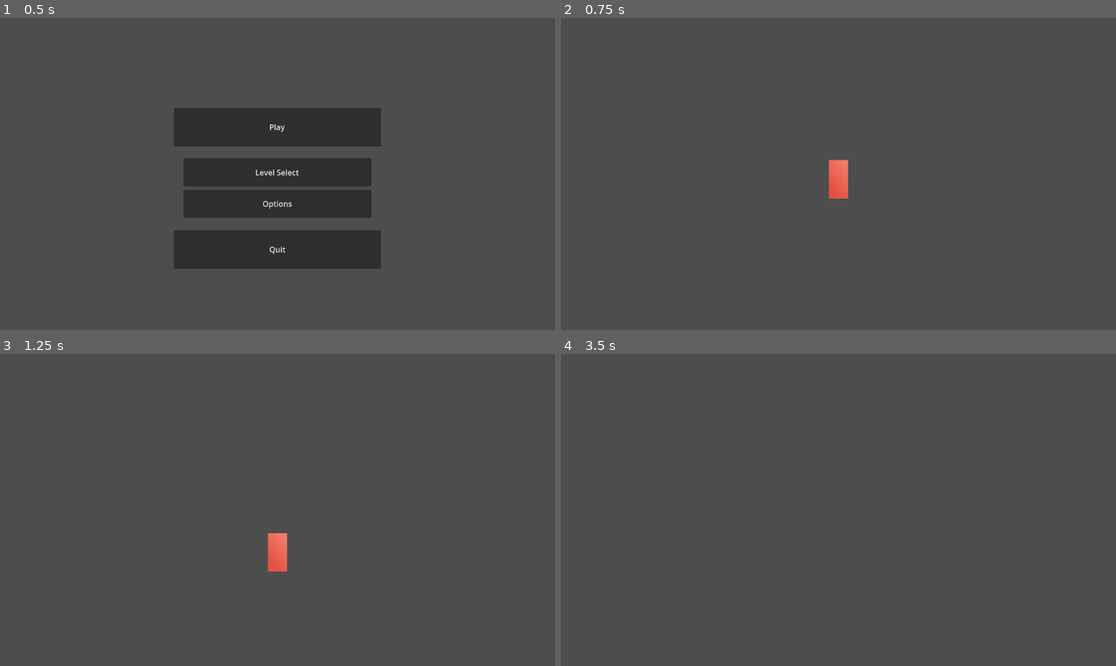
Above: before the commit, frames 1-4 (two rows, left to right).
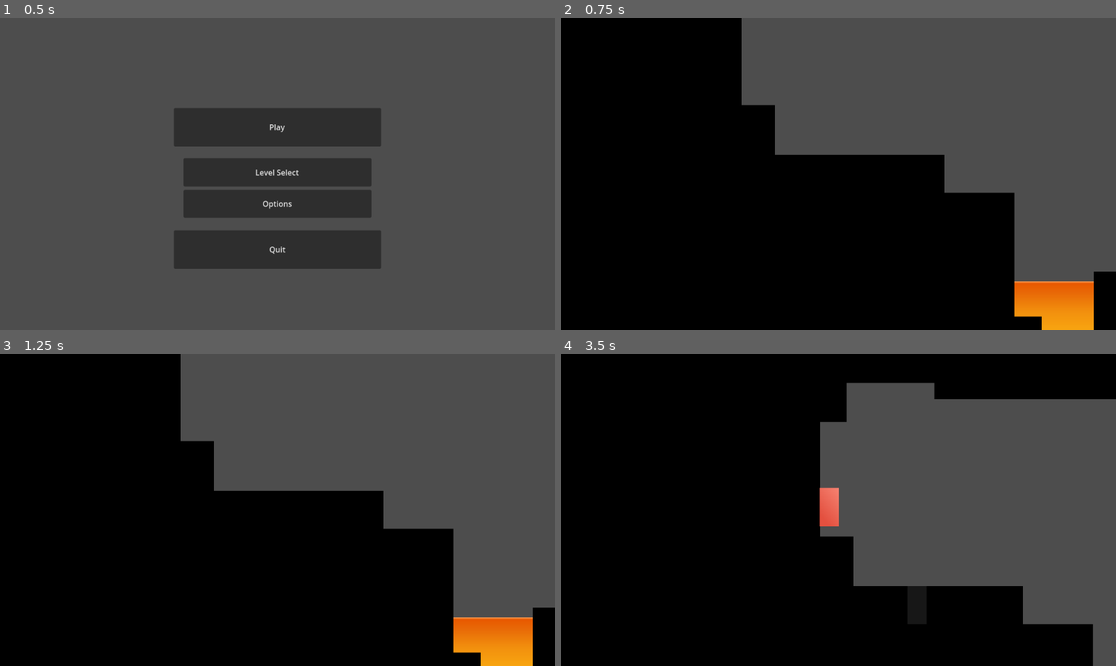
Above: after the commit, the same moments.

Repository: FatalUserK/Platformer-Godot-Test
Game: Godot game, scene res://MainMenu.tscn
Same seed, same stepped clock (60 frames per second), same inputs: the game is played once before the commit and once after it.
Inputs:
- Up to frame 1 (0.5 s): no input
- Up to frame 2 (0.75 s): click "Play" at 0.5 s
- Up to frame 3 (1.25 s): no input
- Up to frame 4 (3.5 s): tap Enter (ui_accept) at 1.25, 1.35, 2.3, 2.85 s; hold Space (JUMP, bound only after the commit) 1.28-2.03 s; hold Right (ui_right) 1.28-2.78 s; tap Space (JUMP, bound only after the commit) at 2.1, 2.27, 2.57 s; hold Left (ui_left) from 2.78 s (still down); hold Space (JUMP, bound only after the commit) from 2.78 s (still down)

Frame 1 is identical in both runs. In frame 2, 63% of the frame differs, in the area x 0-100%, y 0-100%; in frame 3, 63%; in frame 4, 66%.

Commit message:
Made most of Level 1

Diff:
--- a/Levels/Level 1.tscn
+++ b/Levels/Level 1.tscn
@@ -1,11 +1,304 @@
-[gd_scene load_steps=2 format=3 uid="uid://c54xcs7cb34du"]
+[gd_scene load_steps=11 format=3 uid="uid://c54xcs7cb34du"]
 
 [ext_resource type="PackedScene" uid="uid://b7nkpvtoe1skw" path="res://Objects/Player.tscn" id="1_8ypq1"]
+[ext_resource type="PackedScene" uid="uid://c4r1upuxhy5rv" path="res://Objects/Level Geometry/Block.tscn" id="2_kogfk"]
+[ext_resource type="PackedScene" uid="uid://ch4880i8grds1" path="res://Objects/Level Geometry/BlockFake.tscn" id="3_85kyd"]
+[ext_resource type="PackedScene" uid="uid://bxnpsel7ip80j" path="res://Objects/Level Geometry/Platform.tscn" id="4_odhyo"]
+[ext_resource type="PackedScene" uid="uid://vofhbyb6dw8g" path="res://Objects/Background.tscn" id="5_shdss"]
+[ext_resource type="PackedScene" uid="uid://drjm70m8q6qow" path="res://Objects/Interactive/Magma.tscn" id="6_waqbb"]
+[ext_resource type="PackedScene" uid="uid://bney2awm6pcac" path="res://Objects/Interactive/Rising Magma Platform.tscn" id="7_the4b"]
+
+[sub_resource type="Animation" id="Animation_kvew2"]
+resource_name = "Rise_and_Fall"
+length = 2.4
+tracks/0/type = "bezier"
+tracks/0/imported = false
+tracks/0/enabled = true
+tracks/0/path = NodePath(".:position:x")
+tracks/0/interp = 1
+tracks/0/loop_wrap = true
+tracks/0/keys = {
+"handle_modes": PackedInt32Array(0, 3, 0, 0),
+"points": PackedFloat32Array(969, -0.25, 0, 0.25, 0, 969, 0, 0, 0, 0, 969, -0.25, 0, 0.25, 0, 969, -0.25, 0, 0.25, 0),
+"times": PackedFloat32Array(0, 0.6, 1.8, 2.4)
+}
+tracks/1/type = "bezier"
+tracks/1/imported = false
+tracks/1/enabled = true
+tracks/1/path = NodePath(".:position:y")
+tracks/1/interp = 1
+tracks/1/loop_wrap = true
+tracks/1/keys = {
+"handle_modes": PackedInt32Array(0, 3, 0, 0),
+"points": PackedFloat32Array(167, -0.25, 0, 0.25, 0, 83, 0, 0, 0, 0, -223, -0.25, 0, 0.25, 0, -313, -0.25, 0, 0.25, 0),
+"times": PackedFloat32Array(0, 0.6, 1.8, 2.4)
+}
+
+[sub_resource type="Animation" id="Animation_u1qwc"]
+length = 7.0
+loop_mode = 1
+tracks/0/type = "bezier"
+tracks/0/imported = false
+tracks/0/enabled = true
+tracks/0/path = NodePath(".:position:x")
+tracks/0/interp = 1
+tracks/0/loop_wrap = true
+tracks/0/keys = {
+"handle_modes": PackedInt32Array(0, 0, 0, 0, 0, 0, 0, 0),
+"points": PackedFloat32Array(969, -0.25, 0, 0.25, 0, 969, -0.25, 0, 0.25, 0, 969, -0.25, 0, 0.25, 0, 969, -0.25, 0, 0.25, 0, 969, -0.25, 0, 0.25, 0, 969, -0.25, 0, 0.25, 0, 969, -0.25, 0, 0.25, 0, 969, -0.25, 0, 0.25, 0),
+"times": PackedFloat32Array(0, 1, 2, 3, 4, 5, 6, 7)
+}
+tracks/1/type = "bezier"
+tracks/1/imported = false
+tracks/1/enabled = true
+tracks/1/path = NodePath(".:position:y")
+tracks/1/interp = 1
+tracks/1/loop_wrap = true
+tracks/1/keys = {
+"handle_modes": PackedInt32Array(0, 0, 0, 0, 0, 0, 0, 0),
+"points": PackedFloat32Array(167, -0.25, 0, 0.25, 0, 38, -0.25, 0, 0.25, 0, -182, -0.25, 0, 0.25, 0, -319, -0.25, 0, 0.25, 0, -296, -0.25, 0, 0.25, 0, -182, -0.25, 0, 0.25, 0, 38, -0.25, 0, 0.25, 0, 167, -0.25, 0, 0.25, 0),
+"times": PackedFloat32Array(0, 1, 2, 3, 4, 5, 6, 7)
+}
+
+[sub_resource type="AnimationLibrary" id="AnimationLibrary_3bluy"]
+_data = {
+"RESET": SubResource("Animation_u1qwc"),
+"Rise_and_Fall": SubResource("Animation_kvew2")
+}
 
 [node name="Node2D" type="Node2D"]
 
+[node name="Level" type="Node" parent="."]
+
+[node name="Hazards" type="Node" parent="Level"]
+
+[node name="Magma" parent="Level/Hazards" instance=ExtResource("6_waqbb")]
+position = Vector2(492.5, 509.5)
+scale = Vector2(4.64063, 8.95313)
+
+[node name="Magma2" parent="Level/Hazards" instance=ExtResource("6_waqbb")]
+position = Vector2(1211.63, 454)
+scale = Vector2(15.8633, 8.95313)
+
+[node name="Level Geometry" type="Node" parent="Level"]
+
+[node name="Block6" parent="Level/Level Geometry" instance=ExtResource("2_kogfk")]
+position = Vector2(739, 362.375)
+scale = Vector2(2.75781, 9.51172)
+
+[node name="Block7" parent="Level/Level Geometry" instance=ExtResource("2_kogfk")]
+position = Vector2(708, 399)
+scale = Vector2(2.75781, 9.51172)
+
+[node name="Block8" parent="Level/Level Geometry" instance=ExtResource("2_kogfk")]
+position = Vector2(785, 122.812)
+scale = Vector2(2.75781, 1.63086)
+
+[node name="Block9" parent="Level/Level Geometry" instance=ExtResource("2_kogfk")]
+position = Vector2(809, 290)
+scale = Vector2(2.75781, 4.33398)
+
+[node name="Block27" parent="Level/Level Geometry" instance=ExtResource("2_kogfk")]
+position = Vector2(792, 227)
+scale = Vector2(3.6289, 1.96094)
+
+[node name="Block28" parent="Level/Level Geometry" instance=ExtResource("2_kogfk")]
+position = Vector2(1199.06, 219.875)
+scale = Vector2(3.6289, 1.96094)
+
+[node name="Block40" parent="Level/Level Geometry" instance=ExtResource("2_kogfk")]
+position = Vector2(1106, 95.75)
+scale = Vector2(1.43945, 3.24609)
+
+[node name="Block41" parent="Level/Level Geometry" instance=ExtResource("2_kogfk")]
+position = Vector2(1089.06, -65.625)
+scale = Vector2(1.43945, 6.04297)
+
+[node name="Block43" parent="Level/Level Geometry" instance=ExtResource("2_kogfk")]
+position = Vector2(1076, -197)
+scale = Vector2(1.43945, 3.92773)
+
+[node name="Block42" parent="Level/Level Geometry" instance=ExtResource("2_kogfk")]
+position = Vector2(1142.06, -125.625)
+scale = Vector2(1.43945, 5.38672)
+
+[node name="Block29" parent="Level/Level Geometry" instance=ExtResource("2_kogfk")]
+position = Vector2(1235.06, 320.875)
+scale = Vector2(3.6289, 1.96094)
+
+[node name="Block30" parent="Level/Level Geometry" instance=ExtResource("2_kogfk")]
+position = Vector2(1291.06, 361.875)
+scale = Vector2(3.6289, 1.96094)
+
+[node name="Block31" parent="Level/Level Geometry" instance=ExtResource("2_kogfk")]
+position = Vector2(1344.06, 380.875)
+scale = Vector2(3.6289, 1.96094)
+
+[node name="Block32" parent="Level/Level Geometry" instance=ExtResource("2_kogfk")]
+position = Vector2(1393.06, 485.875)
+scale = Vector2(3.6289, 1.96094)
+
+[node name="Block33" parent="Level/Level Geometry" instance=ExtResource("2_kogfk")]
+position = Vector2(1377.06, 658.5)
+scale = Vector2(3.6289, 3.82422)
+
+[node name="Block34" parent="Level/Level Geometry" instance=ExtResource("2_kogfk")]
+position = Vector2(1047.53, 844.672)
+scale = Vector2(2.50195, 3.82422)
+
+[node name="Block35" parent="Level/Level Geometry" instance=ExtResource("2_kogfk")]
+position = Vector2(1032.53, 691.672)
+scale = Vector2(1.73535, 3.82422)
+
+[node name="Block36" parent="Level/Level Geometry" instance=ExtResource("2_kogfk")]
+position = Vector2(1014.53, 779.672)
+scale = Vector2(1.73535, 3.82422)
+
+[node name="Block37" parent="Level/Level Geometry" instance=ExtResource("2_kogfk")]
+position = Vector2(1022.53, 540.672)
+scale = Vector2(0.765625, 2.07324)
+
+[node name="Block39" parent="Level/Level Geometry" instance=ExtResource("2_kogfk")]
+position = Vector2(1005.53, 446.672)
+scale = Vector2(0.429687, 1.55225)
+
+[node name="Block38" parent="Level/Level Geometry" instance=ExtResource("2_kogfk")]
+position = Vector2(1001.53, 554.672)
+scale = Vector2(0.765625, 2.07324)
+
+[node name="Block26" parent="Level/Level Geometry" instance=ExtResource("2_kogfk")]
+position = Vector2(825, 474)
+scale = Vector2(1.97266, 4.33398)
+
+[node name="Block25" parent="Level/Level Geometry" instance=ExtResource("2_kogfk")]
+position = Vector2(3055.1, 1500.52)
+scale = Vector2(7.60552, 18.7834)
+
+[node name="Block23" parent="Level/Level Geometry" instance=ExtResource("2_kogfk")]
+position = Vector2(662, 291)
+scale = Vector2(1.95703, 3.43262)
+
+[node name="Block24" parent="Level/Level Geometry" instance=ExtResource("2_kogfk")]
+position = Vector2(662, 325)
+scale = Vector2(1.95703, 3.43262)
+
+[node name="Block10" parent="Level/Level Geometry" instance=ExtResource("2_kogfk")]
+position = Vector2(618, 514.688)
+scale = Vector2(2.75781, 9.74024)
+
+[node name="Block19" parent="Level/Level Geometry" instance=ExtResource("2_kogfk")]
+position = Vector2(334, 600)
+scale = Vector2(2.75781, 9.51172)
+
+[node name="Block21" parent="Level/Level Geometry" instance=ExtResource("2_kogfk")]
+position = Vector2(352, 826)
+scale = Vector2(2.75781, 9.51172)
+
+[node name="Block22" parent="Level/Level Geometry" instance=ExtResource("2_kogfk")]
+position = Vector2(604, 898)
+scale = Vector2(2.75781, 9.51172)
+
+[node name="Block20" parent="Level/Level Geometry" instance=ExtResource("2_kogfk")]
+position = Vector2(580, 505.812)
+scale = Vector2(2.75781, 4.00586)
+
+[node name="Block4" parent="Level/Level Geometry" instance=ExtResource("2_kogfk")]
+position = Vector2(-784, 13.5)
+scale = Vector2(17.6484, 24.3594)
+
+[node name="Block5" parent="Level/Level Geometry" instance=ExtResource("2_kogfk")]
+position = Vector2(-289, -758)
+scale = Vector2(34.0625, 6.80469)
+
+[node name="Block" parent="Level/Level Geometry" instance=ExtResource("2_kogfk")]
+position = Vector2(-376, -175)
+scale = Vector2(5.46875, 11.4062)
+
+[node name="Block2" parent="Level/Level Geometry" instance=ExtResource("2_kogfk")]
+position = Vector2(-253, -61)
+scale = Vector2(3.78125, 2.5625)
+
+[node name="Block3" parent="Level/Level Geometry" instance=ExtResource("2_kogfk")]
+position = Vector2(-240, -487.5)
+scale = Vector2(2.9375, 3.32812)
+
+[node name="Block11" parent="Level/Level Geometry" instance=ExtResource("2_kogfk")]
+position = Vector2(92, -568)
+scale = Vector2(9.25, 3.32812)
+
+[node name="Block12" parent="Level/Level Geometry" instance=ExtResource("2_kogfk")]
+position = Vector2(332, -534)
+scale = Vector2(9.25, 3.32812)
+
+[node name="Block13" parent="Level/Level Geometry" instance=ExtResource("2_kogfk")]
+position = Vector2(743, -554)
+scale = Vector2(4.375, 3.32812)
+
+[node name="Block14" parent="Level/Level Geometry" instance=ExtResource("2_kogfk")]
+position = Vector2(770.5, -362.75)
+scale = Vector2(3.14063, 4.96094)
+
+[node name="Block15" parent="Level/Level Geometry" instance=ExtResource("2_kogfk")]
+position = Vector2(771.5, -398)
+scale = Vector2(3.76563, 4.96094)
+
+[node name="Block16" parent="Level/Level Geometry" instance=ExtResource("2_kogfk")]
+position = Vector2(804.75, -284.438)
+scale = Vector2(2.50781, 2.85742)
+
+[node name="Block18" parent="Level/Level Geometry" instance=ExtResource("2_kogfk")]
+position = Vector2(802, -193)
+scale = Vector2(1.61328, 2.85742)
+
+[node name="Block17" parent="Level/Level Geometry" instance=ExtResource("2_kogfk")]
+position = Vector2(776.75, -135.937)
+scale = Vector2(1.19531, 2.5293)
+
+[node name="PlayerStart" type="Node" parent="Level"]
+
+[node name="Fake" parent="Level/PlayerStart" instance=ExtResource("5_shdss")]
+position = Vector2(-8, 60)
+
+[node name="Platform" parent="Level/PlayerStart" instance=ExtResource("4_odhyo")]
+visible = false
+position = Vector2(6, -8)
+
+[node name="Block" parent="Level/PlayerStart" instance=ExtResource("2_kogfk")]
+position = Vector2(-120, 60)
+
+[node name="Block2" parent="Level/PlayerStart" instance=ExtResource("2_kogfk")]
+position = Vector2(53, 352)
+scale = Vector2(9.76562, 9.76563)
+
+[node name="Block3" parent="Level/PlayerStart" instance=ExtResource("2_kogfk")]
+position = Vector2(120, 60)
+
+[node name="Drop-away" parent="Level/PlayerStart" instance=ExtResource("3_85kyd")]
+z_index = 2
+position = Vector2(4, 60)
+vanish_on_start = true
+
+[node name="Interactive" type="Node" parent="Level"]
+
+[node name="RisingMagmaPlatform" parent="Level/Interactive" instance=ExtResource("7_the4b")]
+position = Vector2(969, 167)
+
+[node name="AnimationPlayer" type="AnimationPlayer" parent="Level/Interactive/RisingMagmaPlatform"]
+libraries = {
+"": SubResource("AnimationLibrary_3bluy")
+}
+autoplay = "RESET"
+
 [node name="Player" parent="." instance=ExtResource("1_8ypq1")]
-position = Vector2(537, 315)
+z_index = 1
+disable_player_frames = 120
 
 [node name="Camera2D" type="Camera2D" parent="Player"]
 position_smoothing_enabled = true
+position_smoothing_speed = 10.0
+
+[node name="Player2" parent="." instance=ExtResource("1_8ypq1")]
+visible = false
+z_index = 3
+position = Vector2(796, 119)
+disable_player_frames = -1
--- a/MainMenu.tscn
+++ b/MainMenu.tscn
@@ -38,6 +38,7 @@
 
 [node name="Quit" type="Button" parent="."]
 custom_minimum_size = Vector2(0, 80)
+layout_mode = 0
 offset_left = 361.0
 offset_top = 441.0
 offset_right = 791.0
--- /dev/null
+++ b/Objects/Background.tscn
@@ -0,0 +1,16 @@
+[gd_scene load_steps=4 format=3 uid="uid://vofhbyb6dw8g"]
+
+[ext_resource type="Script" path="res://Objects/Level Geometry/BlockFake.gd" id="1_bq8ey"]
+
+[sub_resource type="Gradient" id="Gradient_3ohgf"]
+colors = PackedColorArray(0.0901961, 0.0901961, 0.0901961, 1, 1, 1, 1, 1)
+
+[sub_resource type="GradientTexture2D" id="GradientTexture2D_4v2il"]
+gradient = SubResource("Gradient_3ohgf")
+fill_to = Vector2(0, 0)
+
+[node name="Fake" type="Sprite2D"]
+scale = Vector2(3.125, 3.125)
+texture = SubResource("GradientTexture2D_4v2il")
+script = ExtResource("1_bq8ey")
+metadata/disappear_on_start = false
--- /dev/null
+++ b/Objects/Interactive/Magma.tscn
@@ -0,0 +1,60 @@
+[gd_scene load_steps=9 format=3 uid="uid://drjm70m8q6qow"]
+
+[sub_resource type="Gradient" id="Gradient_wfvfc"]
+offsets = PackedFloat32Array(0.195751, 0.752656, 0.902883, 0.966616, 1)
+colors = PackedColorArray(1, 0.889596, 0.686855, 1, 1, 0.741176, 0.0823529, 1, 0.949398, 0.556652, 0.0528224, 1, 0.910199, 0.41371, 0.0299466, 1, 0.913725, 0.34902, 0, 1)
+
+[sub_resource type="GradientTexture2D" id="GradientTexture2D_fr0ki"]
+gradient = SubResource("Gradient_wfvfc")
+fill_from = Vector2(1, 1)
+
+[sub_resource type="SegmentShape2D" id="SegmentShape2D_jgf1l"]
+a = Vector2(32, -19.6761)
+b = Vector2(-32, -19.6761)
+
+[sub_resource type="RectangleShape2D" id="RectangleShape2D_1ii0o"]
+size = Vector2(64, 64)
+
+[sub_resource type="Gradient" id="Gradient_1py0b"]
+offsets = PackedFloat32Array(0.616883, 1)
+colors = PackedColorArray(1, 0.741176, 0.0823529, 1, 1, 0.797179, 0.394007, 1)
+
+[sub_resource type="GradientTexture2D" id="GradientTexture2D_fqbo7"]
+gradient = SubResource("Gradient_1py0b")
+fill_to = Vector2(0, 1)
+
+[sub_resource type="Gradient" id="Gradient_ctx5c"]
+colors = PackedColorArray(1, 0.741176, 0.0823529, 1, 1, 0.741176, 0.0823529, 1)
+
+[sub_resource type="GradientTexture2D" id="GradientTexture2D_pec1m"]
+gradient = SubResource("Gradient_ctx5c")
+
+[node name="Magma" type="Sprite2D"]
+texture_repeat = 2
+position = Vector2(0, 196.5)
+scale = Vector2(1, 7.14063)
+texture = SubResource("GradientTexture2D_fr0ki")
+
+[node name="Catcher" type="StaticBody2D" parent="."]
+visible = false
+
+[node name="CollisionShape2D2" type="CollisionShape2D" parent="Catcher"]
+shape = SubResource("SegmentShape2D_jgf1l")
+
+[node name="Area2D" type="Area2D" parent="." groups=["hazard", "magma"]]
+visible = false
+
+[node name="CollisionShape2D" type="CollisionShape2D" parent="Area2D"]
+shape = SubResource("RectangleShape2D_1ii0o")
+
+[node name="Sprite2D" type="Sprite2D" parent="."]
+visible = false
+position = Vector2(100, 104)
+scale = Vector2(1, 2.17188)
+texture = SubResource("GradientTexture2D_fqbo7")
+
+[node name="Sprite2D2" type="Sprite2D" parent="."]
+visible = false
+position = Vector2(100, 35)
+scale = Vector2(1, 0.03125)
+texture = SubResource("GradientTexture2D_pec1m")
--- /dev/null
+++ b/Objects/Interactive/Rising Magma Platform.tscn
@@ -0,0 +1,26 @@
+[gd_scene load_steps=5 format=3 uid="uid://bney2awm6pcac"]
+
+[ext_resource type="PackedScene" uid="uid://drjm70m8q6qow" path="res://Objects/Interactive/Magma.tscn" id="1_bmpgr"]
+
+[sub_resource type="RectangleShape2D" id="RectangleShape2D_7k7e2"]
+size = Vector2(102, 22)
+
+[sub_resource type="Gradient" id="Gradient_bdamt"]
+colors = PackedColorArray(0, 0, 0, 1, 0, 0, 0, 1)
+
+[sub_resource type="GradientTexture2D" id="GradientTexture2D_hm32x"]
+gradient = SubResource("Gradient_bdamt")
+
+[node name="RisingMagmaPlatform" type="AnimatableBody2D"]
+
+[node name="CollisionShape2D" type="CollisionShape2D" parent="."]
+shape = SubResource("RectangleShape2D_7k7e2")
+
+[node name="Sprite2D" type="Sprite2D" parent="."]
+scale = Vector2(1.59375, 0.364286)
+texture = SubResource("GradientTexture2D_hm32x")
+
+[node name="Magma" parent="." instance=ExtResource("1_bmpgr")]
+z_index = -1
+position = Vector2(0, 252.75)
+scale = Vector2(0.8125, 7.66406)
--- /dev/null
+++ b/Objects/Interactive/a.tscn
@@ -0,0 +1,23 @@
+[gd_scene load_steps=4 format=3 uid="uid://b1j2r1mp1ua8o"]
+
+[sub_resource type="Gradient" id="Gradient_wfvfc"]
+offsets = PackedFloat32Array(0, 0.428571, 0.564935, 1)
+colors = PackedColorArray(1, 0, 0, 1, 0.744889, 0, 0.255111, 1, 0.194805, 0, 0.805195, 1, 0, 0, 1, 1)
+
+[sub_resource type="GradientTexture2D" id="GradientTexture2D_fr0ki"]
+gradient = SubResource("Gradient_wfvfc")
+fill_from = Vector2(1, 1)
+
+[sub_resource type="RectangleShape2D" id="RectangleShape2D_1ii0o"]
+size = Vector2(64, 64)
+
+[node name="Magma" type="Sprite2D"]
+texture_filter = 1
+scale = Vector2(1, 4.4375)
+texture = SubResource("GradientTexture2D_fr0ki")
+
+[node name="StaticBody2D" type="StaticBody2D" parent="."]
+visible = false
+
+[node name="CollisionShape2D" type="CollisionShape2D" parent="StaticBody2D"]
+shape = SubResource("RectangleShape2D_1ii0o")
--- /dev/null
+++ b/Objects/Level Geometry/Block.tscn
@@ -0,0 +1,21 @@
+[gd_scene load_steps=4 format=3 uid="uid://c4r1upuxhy5rv"]
+
+[sub_resource type="Gradient" id="Gradient_3ohgf"]
+
+[sub_resource type="GradientTexture2D" id="GradientTexture2D_4v2il"]
+gradient = SubResource("Gradient_3ohgf")
+fill_to = Vector2(0, 0)
+
+[sub_resource type="RectangleShape2D" id="RectangleShape2D_6qylm"]
+size = Vector2(64, 64)
+
+[node name="Block" type="Sprite2D"]
+scale = Vector2(3.125, 3.125)
+texture = SubResource("GradientTexture2D_4v2il")
+
+[node name="StaticBody2D" type="StaticBody2D" parent="."]
+
+[node name="CollisionShape2D" type="CollisionShape2D" parent="StaticBody2D"]
+visible = false
+scale = Vector2(1, 1)
+shape = SubResource("RectangleShape2D_6qylm")
--- /dev/null
+++ b/Objects/Level Geometry/BlockFake.gd
@@ -0,0 +1,19 @@
+extends Sprite2D
+
+@export var alpha = -.5
+@export var vanish_speed = .01
+
+@export var vanish_on_start = false
+
+# Called when the node enters the scene tree for the first time.
+func _ready():
+	pass # Replace with function body.
+
+
+# Called every frame. 'delta' is the elapsed time since the previous frame.
+func _process(delta):
+	if vanish_on_start && alpha < 2 && alpha > -1:
+		modulate.a = 1 - alpha
+		alpha = alpha + vanish_speed
+		#print_debug("ALPHA ", alpha)
+	pass
--- /dev/null
+++ b/Objects/Level Geometry/BlockFake.tscn
@@ -0,0 +1,15 @@
+[gd_scene load_steps=4 format=3 uid="uid://ch4880i8grds1"]
+
+[ext_resource type="Script" path="res://Objects/Level Geometry/BlockFake.gd" id="1_hoitk"]
+
+[sub_resource type="Gradient" id="Gradient_3ohgf"]
+
+[sub_resource type="GradientTexture2D" id="GradientTexture2D_4v2il"]
+gradient = SubResource("Gradient_3ohgf")
+fill_to = Vector2(0, 0)
+
+[node name="Fake" type="Sprite2D"]
+scale = Vector2(3.125, 3.125)
+texture = SubResource("GradientTexture2D_4v2il")
+script = ExtResource("1_hoitk")
+metadata/disappear_on_start = false
--- /dev/null
+++ b/Objects/Level Geometry/Platform.tscn
@@ -0,0 +1,21 @@
+[gd_scene load_steps=4 format=3 uid="uid://bxnpsel7ip80j"]
+
+[sub_resource type="Gradient" id="Gradient_75o8p"]
+colors = PackedColorArray(0, 0, 0, 0, 0, 0, 0, 1)
+
+[sub_resource type="GradientTexture2D" id="GradientTexture2D_wp87t"]
+gradient = SubResource("Gradient_75o8p")
+fill_from = Vector2(1, 1)
+
+[sub_resource type="RectangleShape2D" id="RectangleShape2D_7epbx"]
+size = Vector2(64, 64)
+
+[node name="Platform" type="Sprite2D"]
+texture = SubResource("GradientTexture2D_wp87t")
+
+[node name="StaticBody2D" type="StaticBody2D" parent="."]
+
+[node name="CollisionShape2D" type="CollisionShape2D" parent="StaticBody2D"]
+visible = false
+shape = SubResource("RectangleShape2D_7epbx")
+one_way_collision = true
--- a/Objects/Player.gd
+++ b/Objects/Player.gd
@@ -1,25 +1,72 @@
 extends CharacterBody2D
 
+@export var disable_player_frames = 0
 
-const SPEED = 300.0
-const JUMP_VELOCITY = -400.0
+@export var respawn_point = Vector2()
+
+var SPACEBAR_HELD = 0
+
+const SPEED = 400.0
+const JUMP_VELOCITY = -600.0
 
 # Get the gravity from the project settings to be synced with RigidBody nodes.
 var gravity = ProjectSettings.get_setting("physics/2d/default_gravity")
 
 
+func _on_area_2d_area_shape_entered(area_rid, area, area_shape_index, local_shape_index):
+	print_debug("AREA COLLISION DETECTED!!!!!!!!!!!!!!!")
+	if area.is_in_group("magma"):
+		perish()
+	pass
+
+func perish(type = "magma"):
+	if type == "magma":
+		pass
+	position = respawn_point
+	pass
+
+func _ready():
+	respawn_point = position
+	pass
+
+
 func _physics_process(delta):
+	if disable_player_frames == -1:
+		return
+	if disable_player_frames > 0:
+		disable_player_frames = disable_player_frames - 1
+		print_debug("DISABLED PLAYER FRAMES REMAINING: ", disable_player_frames)
+		return
+
 	# Add the gravity.
+
+
+	if Input.is_action_just_released("JUMP") && velocity.y < 0:
+		velocity.y = velocity.y * clamp(.8 + SPACEBAR_HELD / 100, .2, 1)
+
 	if not is_on_floor():
-		velocity.y += gravity * delta
+
+		if not Input.is_action_pressed("JUMP"):
+			#velocity.y -= velocity.y / 10
+			SPACEBAR_HELD += -30
+		else:
+			SPACEBAR_HELD += 5
+
+		clamp(SPACEBAR_HELD, -150, 100)
+		velocity.y += (gravity - SPACEBAR_HELD) * delta
+		clamp(velocity.y, -200, 200)
+
 
 	# Handle jump.
-	if Input.is_action_just_pressed("ui_accept") and is_on_floor():
+	if Input.is_action_just_pressed("JUMP") and is_on_floor():
 		velocity.y = JUMP_VELOCITY
+		SPACEBAR_HELD = 0
+		print_debug("PLAYER JUMPED")
+
 
 	# Get the input direction and handle the movement/deceleration.
 	# As good practice, you should replace UI actions with custom gameplay actions.
-	var direction = Input.get_axis("ui_left", "ui_right")
+	var direction = Input.get_axis("LEFT", "RIGHT")
 	if direction:
 		velocity.x = direction * SPEED
 	else:
--- a/Objects/Player.tscn
+++ b/Objects/Player.tscn
@@ -10,10 +10,11 @@
 fill_from = Vector2(0.412844, 0.96789)
 
 [sub_resource type="RectangleShape2D" id="RectangleShape2D_5rdhs"]
-size = Vector2(10, 20)
+size = Vector2(9.5, 20)
 
 [node name="Player" type="CharacterBody2D"]
 scale = Vector2(4, 4)
+disable_mode = 1
 script = ExtResource("1_gdsdw")
 
 [node name="Sprite2D" type="Sprite2D" parent="."]
@@ -24,3 +25,11 @@
 [node name="CollisionShape2D" type="CollisionShape2D" parent="."]
 visible = false
 shape = SubResource("RectangleShape2D_5rdhs")
+
+[node name="Area2D" type="Area2D" parent="."]
+visible = false
+
+[node name="CollisionShape2D" type="CollisionShape2D" parent="Area2D"]
+shape = SubResource("RectangleShape2D_5rdhs")
+
+[connection signal="area_shape_entered" from="Area2D" to="." method="_on_area_2d_area_shape_entered"]
--- a/project.godot
+++ b/project.godot
@@ -18,3 +18,35 @@
 [dotnet]
 
 project/assembly_name="Platformer Godot Test"
+
+[input]
+
+JUMP={
+"deadzone": 0.5,
+"events": [Object(InputEventKey,"resource_local_to_scene":false,"resource_name":"","device":-1,"window_id":0,"alt_pressed":false,"shift_pressed":false,"ctrl_pressed":false,"meta_pressed":false,"pressed":false,"keycode":0,"physical_keycode":32,"key_label":0,"unicode":32,"echo":false,"script":null)
+]
+}
+LEFT={
+"deadzone": 0.5,
+"events": [Object(InputEventKey,"resource_local_to_scene":false,"resource_name":"","device":-1,"window_id":0,"alt_pressed":false,"shift_pressed":false,"ctrl_pressed":false,"meta_pressed":false,"pressed":false,"keycode":0,"physical_keycode":65,"key_label":0,"unicode":65,"echo":false,"script":null)
+, Object(InputEventKey,"resource_local_to_scene":false,"resource_name":"","device":-1,"window_id":0,"alt_pressed":false,"shift_pressed":false,"ctrl_pressed":false,"meta_pressed":false,"pressed":false,"keycode":0,"physical_keycode":4194319,"key_label":0,"unicode":0,"echo":false,"script":null)
+]
+}
+RIGHT={
+"deadzone": 0.5,
+"events": [Object(InputEventKey,"resource_local_to_scene":false,"resource_name":"","device":-1,"window_id":0,"alt_pressed":false,"shift_pressed":false,"ctrl_pressed":false,"meta_pressed":false,"pressed":false,"keycode":0,"physical_keycode":68,"key_label":0,"unicode":68,"echo":false,"script":null)
+, Object(InputEventKey,"resource_local_to_scene":false,"resource_name":"","device":-1,"window_id":0,"alt_pressed":false,"shift_pressed":false,"ctrl_pressed":false,"meta_pressed":false,"pressed":false,"keycode":0,"physical_keycode":4194321,"key_label":0,"unicode":0,"echo":false,"script":null)
+]
+}
+UP={
+"deadzone": 0.5,
+"events": [Object(InputEventKey,"resource_local_to_scene":false,"resource_name":"","device":-1,"window_id":0,"alt_pressed":false,"shift_pressed":false,"ctrl_pressed":false,"meta_pressed":false,"pressed":false,"keycode":0,"physical_keycode":87,"key_label":0,"unicode":87,"echo":false,"script":null)
+, Object(InputEventKey,"resource_local_to_scene":false,"resource_name":"","device":-1,"window_id":0,"alt_pressed":false,"shift_pressed":false,"ctrl_pressed":false,"meta_pressed":false,"pressed":false,"keycode":0,"physical_keycode":4194320,"key_label":0,"unicode":0,"echo":false,"script":null)
+]
+}
+DOWN={
+"deadzone": 0.5,
+"events": [Object(InputEventKey,"resource_local_to_scene":false,"resource_name":"","device":-1,"window_id":0,"alt_pressed":false,"shift_pressed":false,"ctrl_pressed":false,"meta_pressed":false,"pressed":false,"keycode":0,"physical_keycode":83,"key_label":0,"unicode":83,"echo":false,"script":null)
+, Object(InputEventKey,"resource_local_to_scene":false,"resource_name":"","device":-1,"window_id":0,"alt_pressed":false,"shift_pressed":false,"ctrl_pressed":false,"meta_pressed":false,"pressed":false,"keycode":0,"physical_keycode":4194322,"key_label":0,"unicode":0,"echo":false,"script":null)
+]
+}
Binary file added: Screenshot 2024-06-14 170854.png
Not shown, added: Screenshot 2024-06-14 170854.png.import
Not shown, added: Levels/Lev28F8.tmp
Not shown, added: Levels/LevFB5A.tmp
